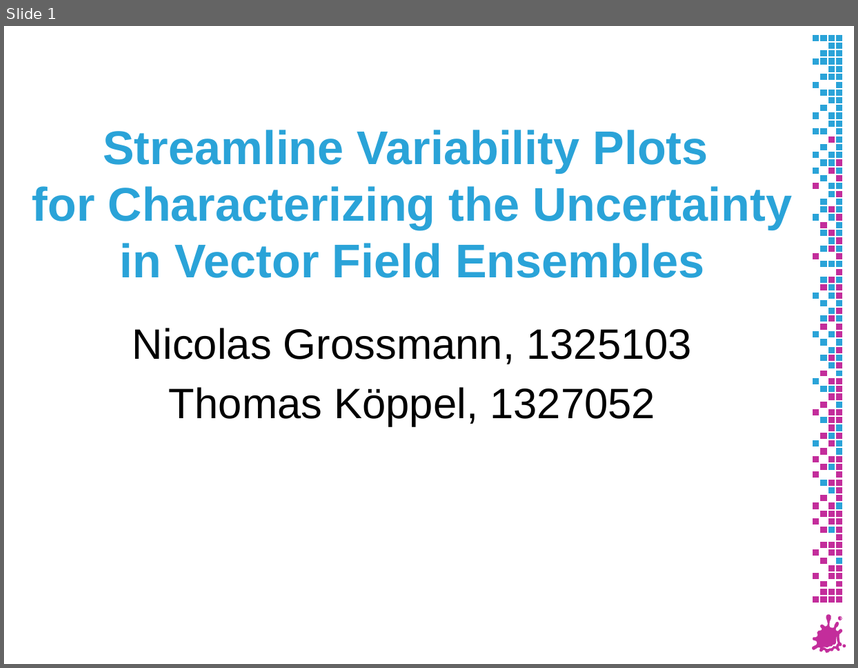
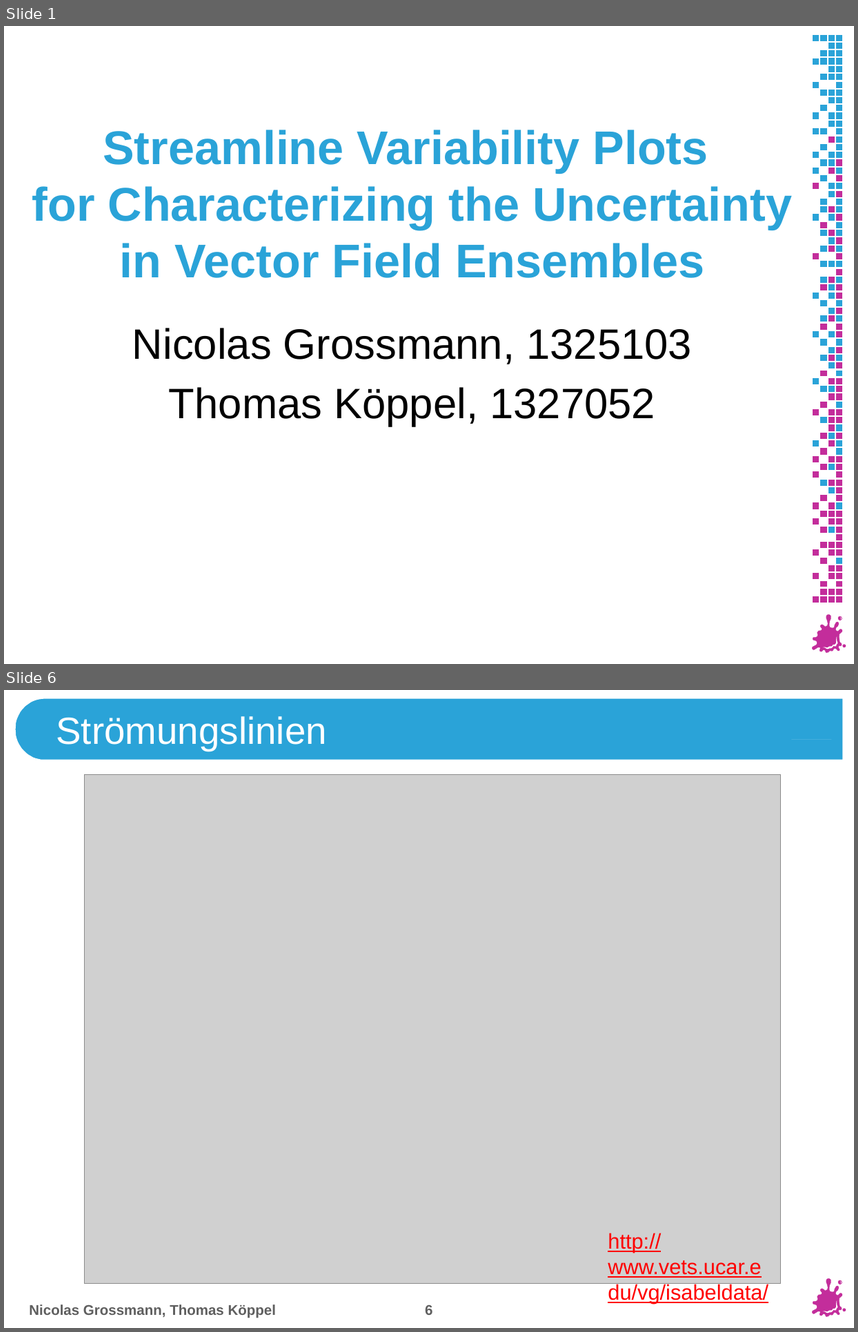
Before and after one commit to e1325103/SVP, a slide deck: Presentation/Presentation186.pptx. Shown one above the other, each under a label of ours: slide 1 before the commit, slides 1 and 6 after it; the slides between them are not shown. The pictures are 858x668 and 858x1332 pixels, drawn with LibreOffice and Linux fonts; fonts in the diff are those of the drawing; grey boxes stand for pictures; background and template pictures are left out. Boxes give left, top, right and bottom in pixels: in the first picture for what was removed or moved away, otherwise in the second. Text is boxed around its words. In the diff, an @@ line names an element or a change of style, - is before the commit and + after.

```diff
--- a/Presentation/Presentation186.pptx
+++ b/Presentation/Presentation186.pptx
@@ slide 6 added at [4,690,854,1328], background #FFFFFF; not listed: 8 template elements that a slide beside it also shows @@
@@ freeform shape added at [15,698,844,760], fill #2AA3D8, outline #FFFFFF 1.25 pt @@
@@ title added at [56,716,326,751], 32 pt, text #FFFFFF @@
+Strömungslinien
@@ freeform shape added at [791,739,831,739], fill #FFFFFF @@
@@ picture added at [84,774,780,1283] @@
@@ text added at [608,1232,769,1303], 18 pt, text #FF0000, underline @@
+http://www.vets.ucar.edu/vg/isabeldata/
@@ text added at [29,1304,276,1318], 12 pt, text #5F5F5F, bold @@
+Nicolas Grossmann, Thomas Köppel
@@ page number added at [425,1305,432,1314], 12 pt, text #5F5F5F, bold @@
+6
```
Also in this commit, not shown: 5 slides changed, 6 other slides added, 6 other files.
